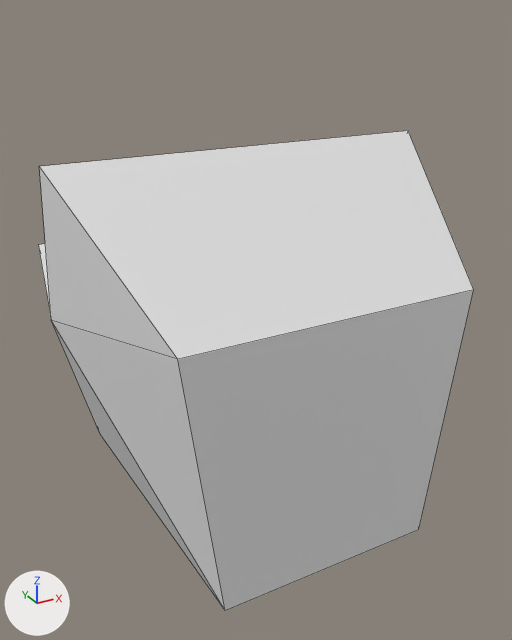
Before and after pictures for a commit that changed the FBX model Assets/machine.fbx.
Before and after are seen from a 50 mm camera at (-2.826, 0.377, 1.282) aimed at (-1.95, 1.969, 0.486). Lighting does not change. The marker at lower left points along +X, +Y and +Z. Mesh edges are drawn as thin lines. Where no turn or scale is listed for an object, it has been applied to the vertices.
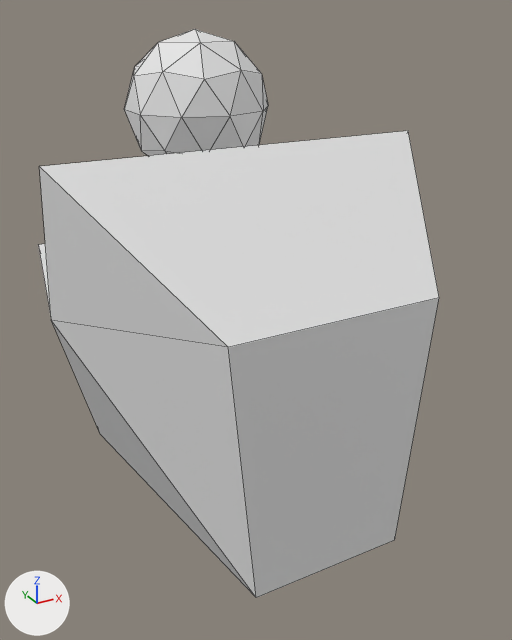
Commit message: New machine mesh

Pixel boxes [x1, y1, x2, y2] of what changed, in the pictures (512 x 640 px; the box of a moved part takes in the faces that stretch with it):
'Cube', reshaped (8% narrower, 19% taller)
    before: [38, 131, 474, 611]
    after: [38, 29, 439, 598]
part 1 of me_cube_003, added
    after: [124, 29, 268, 156]
part 2 of me_cube_003, moved or reshaped
    before: [39, 131, 474, 611]
    after: [39, 131, 439, 598]

The change in detail:
me_cube_003 has 12 vertices, 14 faces and spans x -0.5..0.5, y -0.5..0.624, z 0.0..0.975.
me_cube_003 is used by ob_cube; location (-2.0, 2.0, 0.0).
Verts and faces of me_cube_003; kept vertices keep their numbers, new ones are numbered from 12.
Before the commit, vertices of me_cube_003: 1 (0.291, -0.5, 0.0) at pixel (418, 529), 2 (-0.291, -0.5, 0.0) at pixel (225, 610), 5 (0.377, -0.5, 0.675) at pixel (473, 289), 6 (-0.377, -0.5, 0.675) at pixel (177, 359).
me_cube_003 part 1: a new loose piece, an icosphere of 80 faces spanning x -0.177..0.203, y 0.038..0.438, z 0.832..1.232.
Part 2, on me_cube_003:
Vertex 1 moves to (0.208, -0.5, 0.0), pixel (394, 540).
Vertex 2 moves to (-0.208, -0.5, 0.0), pixel (256, 597).
Vertex 5 moves to (0.27, -0.5, 0.675), pixel (439, 297).
Vertex 6 moves to (-0.27, -0.5, 0.675), pixel (228, 347).
